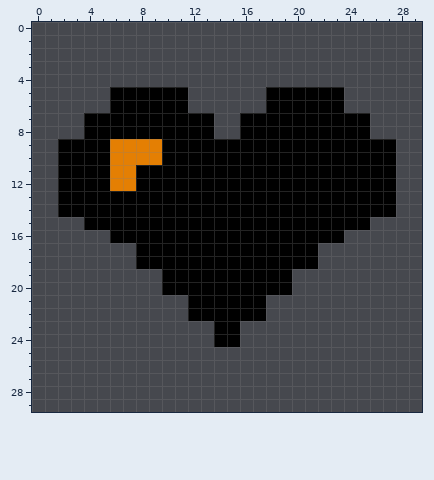
Pixel-art sprite: img/heart.png. Above, as it was before the edit.
The file is 30x30 pixels.
After the commit:
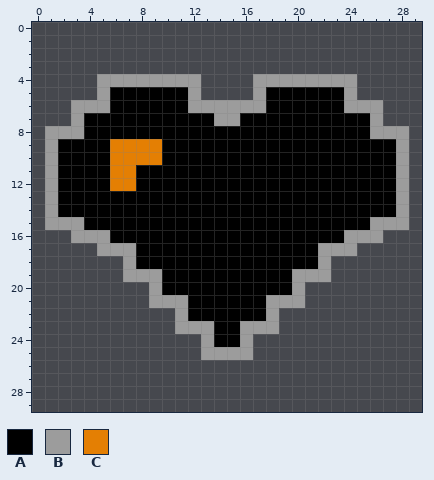
Palette (. is transparent): A #000000  B #9c9c9c  C #e47f03
The edit:
y 4: x 5..12 ........ -> BBBBBBBB; x 17..24 ........ -> BBBBBBBB
y 5: x 5 . -> B; x 12 . -> B; x 17 . -> B; x 24 . -> B
y 6: x 3..5 ... -> BBB; x 12..17 ...... -> BBBBBB; x 24..26 ... -> BBB
y 7: x 3 . -> B; x 14..15 .. -> BB; x 26 . -> B
y 8: x 1..3 ... -> BBB; x 14..15 .. -> AA; x 26..28 ... -> BBB
y 9..14: x 1 . -> B; x 28 . -> B
y 15: x 1..3 ... -> BBB; x 26..28 ... -> BBB
y 16: x 3..5 ... -> BBB; x 24..26 ... -> BBB
y 17: x 5..7 ... -> BBB; x 22..24 ... -> BBB
y 18: x 7 . -> B; x 22 . -> B
y 19: x 7..9 ... -> BBB; x 20..22 ... -> BBB
y 20: x 9 . -> B; x 20 . -> B
y 21: x 9..11 ... -> BBB; x 18..20 ... -> BBB
y 22: x 11 . -> B; x 18 . -> B
y 23: x 11..13 ... -> BBB; x 16..18 ... -> BBB
y 24: x 13 . -> B; x 16 . -> B
y 25: x 13..16 .... -> BBBB
